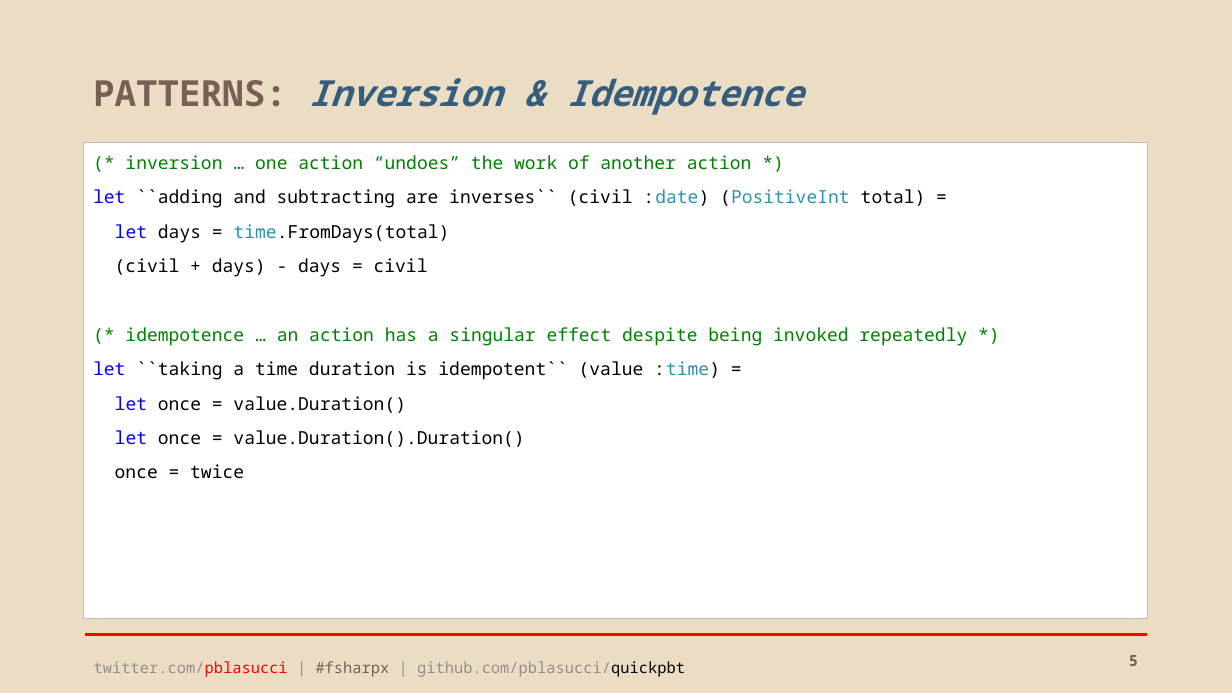
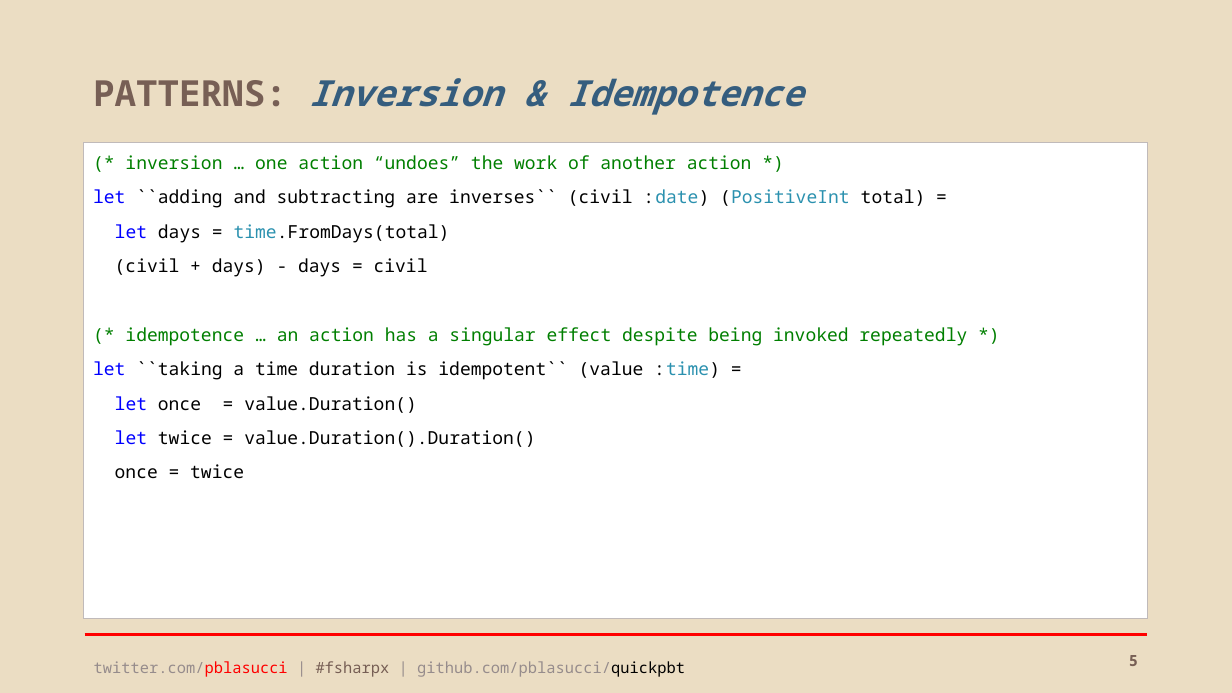
Before and after one commit to pblasucci/quickpbt, a slide deck: slide 5 of quickpbt.pptx. Drawn at 1232x693 pixels with LibreOffice and Linux fonts; fonts in the diff are those of the drawing. Boxes give left, top, right and bottom in pixels: in the first picture for what was removed or moved away, otherwise in the second. Text is boxed around its words. In the diff, an @@ line names an element or a change of style, - is before the commit and + after.

Commit message:
tweaked the deck

```diff
--- a/quickpbt.pptx
+++ b/quickpbt.pptx
@@ text at bbox=[115, 430, 535, 447]: text changed @@
-let once = value.Duration().Duration()
+let twice = value.Duration().Duration()
```
Also in this commit, not shown: 1 other slide changed, 1 slide added, 1 other file.
